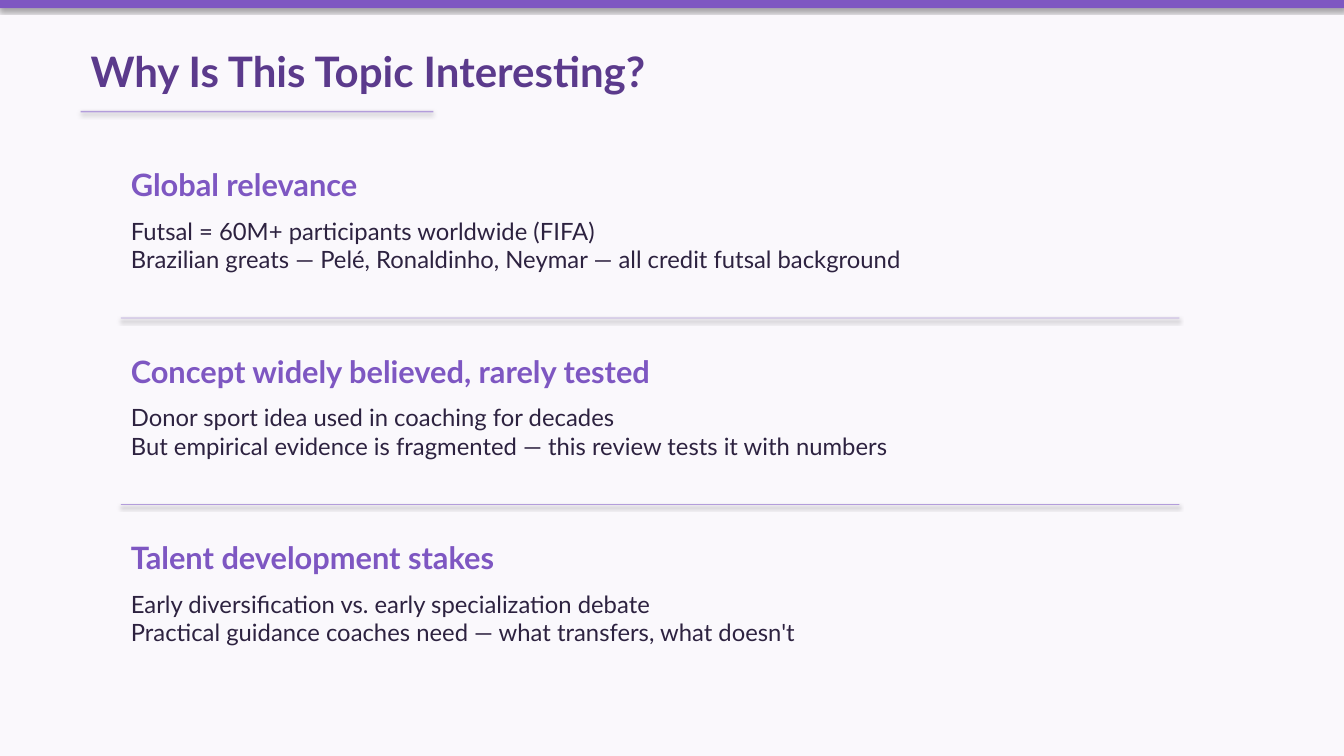
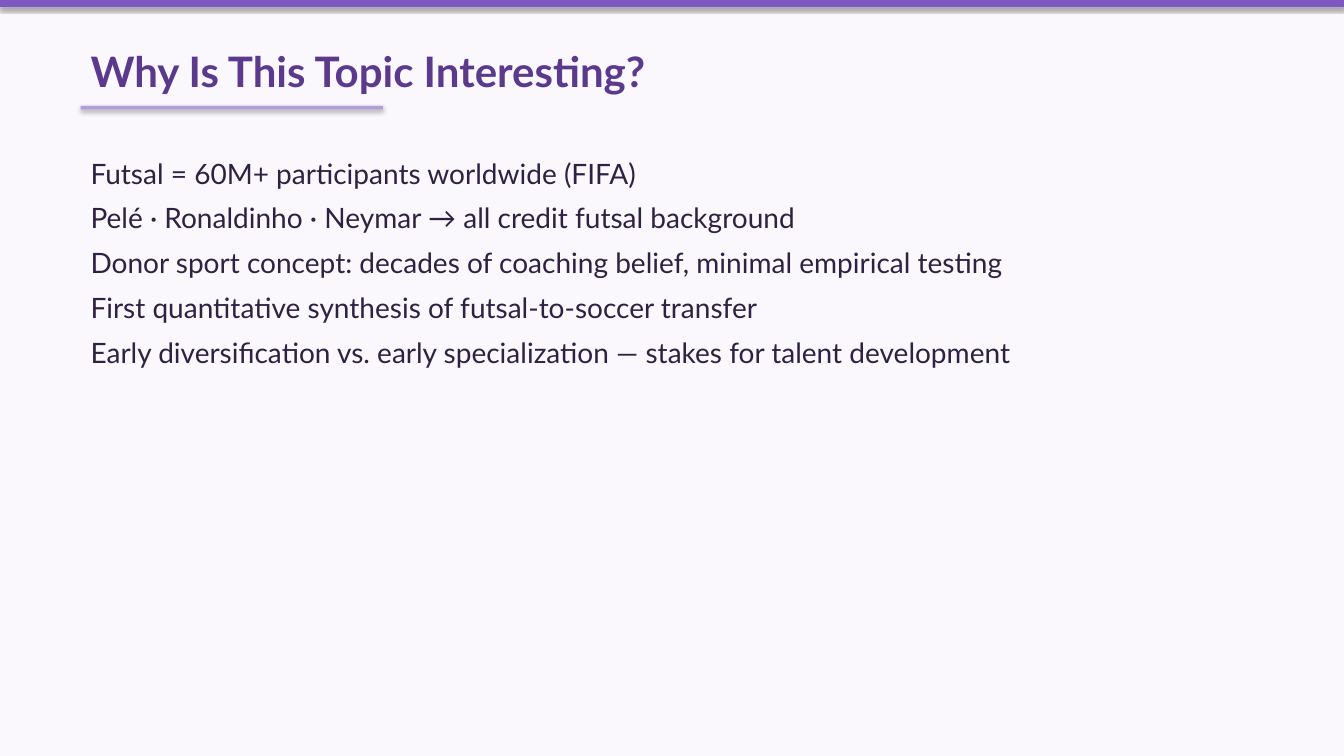
Before and after one commit to 975801846-star/workspace-outputs, a slide deck: slide 2 of lr-slides/Presenting_Article_Pena-Ardila.pptx. Drawn at 1344x756 pixels with LibreOffice and Linux fonts; fonts in the diff are those of the drawing. Boxes give left, top, right and bottom in pixels: in the first picture for what was removed or moved away, otherwise in the second. Text is boxed around its words. In the diff, an @@ line names an element or a change of style, - is before the commit and + after.

```diff
--- a/lr-slides/Presenting_Article_Pena-Ardila.pptx
+++ b/lr-slides/Presenting_Article_Pena-Ardila.pptx
@@ rectangle: place and size @@
-rectangle at bbox=[81, 111, 434, 113]
+rectangle at bbox=[81, 106, 383, 109]
@@ text added at bbox=[91, 162, 1010, 368], 20 pt, text #2D2240 @@
+Futsal = 60M+ participants worldwide (FIFA)
+Pelé · Ronaldinho · Neymar → all credit futsal background
+Donor sport concept: decades of coaching belief, minimal empirical testing
+First quantitative synthesis of futsal-to-soccer transfer
+Early diversification vs. early specialization — stakes for talent development
@@ text removed at bbox=[131, 173, 357, 196] @@
-Global relevance
@@ text removed at bbox=[131, 221, 901, 273] @@
-Futsal = 60M+ participants worldwide (FIFA)
-Brazilian greats — Pelé, Ronaldinho, Neymar — all credit futsal background
@@ rectangle removed at bbox=[121, 318, 1180, 319] @@
@@ text removed at bbox=[131, 360, 650, 388] @@
-Concept widely believed, rarely tested
@@ text removed at bbox=[131, 408, 887, 460] @@
-Donor sport idea used in coaching for decades
-But empirical evidence is fragmented — this review tests it with numbers
@@ rectangle removed at bbox=[121, 504, 1180, 505] @@
@@ text removed at bbox=[131, 546, 494, 574] @@
-Talent development stakes
@@ text removed at bbox=[131, 595, 794, 646] @@
-Early diversification vs. early specialization debate
-Practical guidance coaches need — what transfers, what doesn't
```
Also in this commit, not shown: 6 other slides changed.
